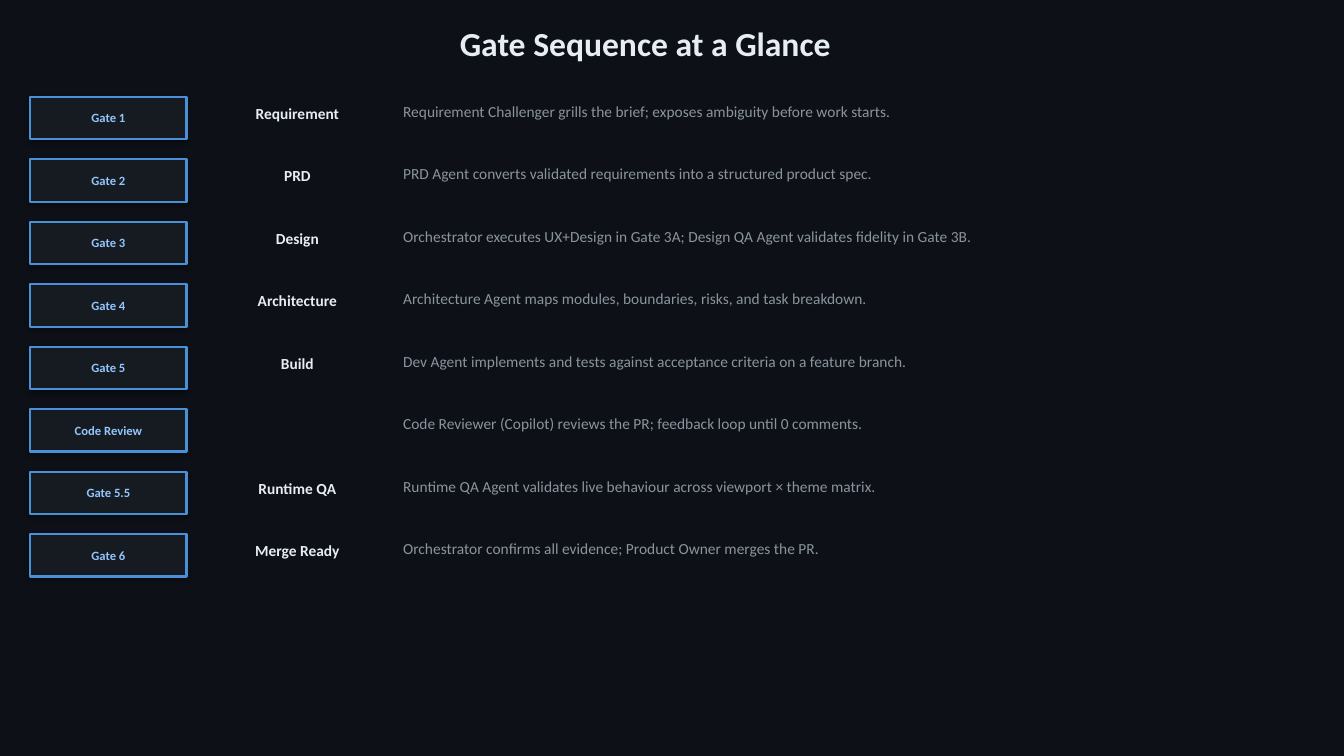
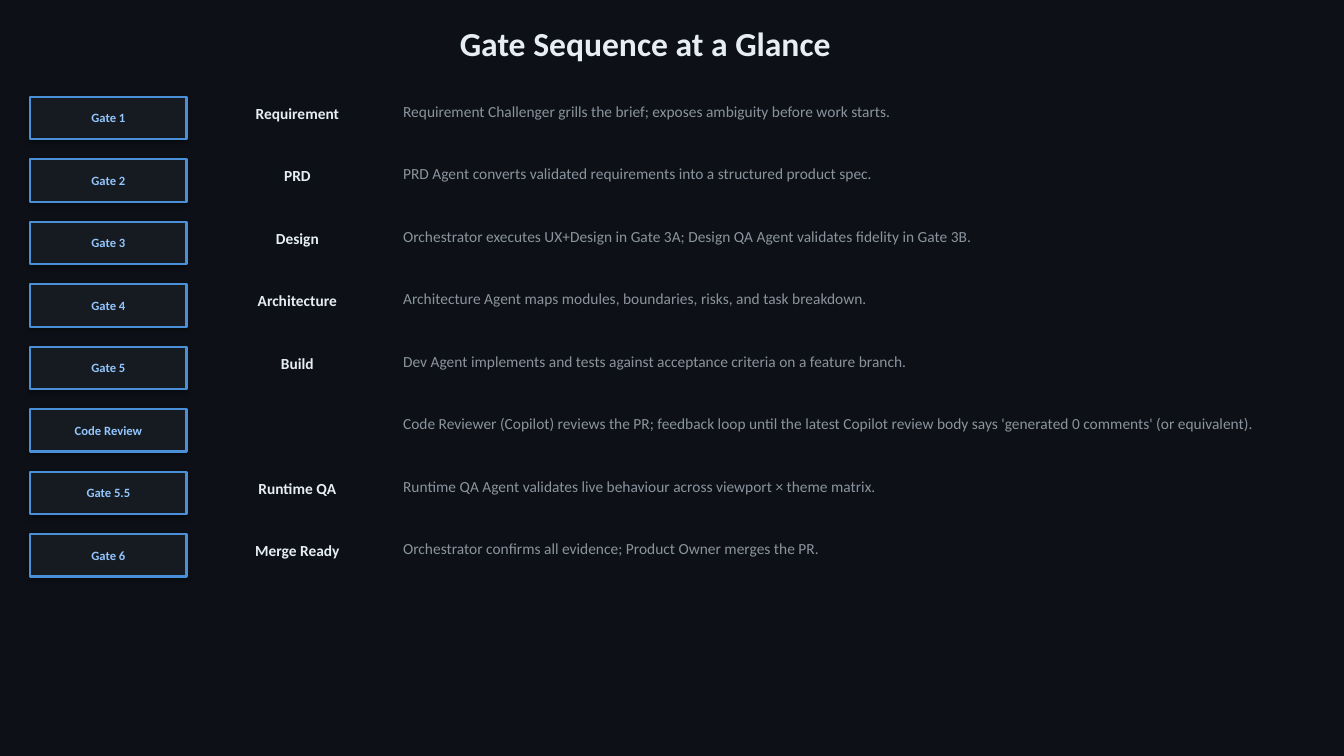
Before and after one commit to nishantnaagnihotri/tark-vitark, a slide deck: slide 3 of docs/agentic-workflow.pptx. Drawn at 1344x756 pixels with LibreOffice and Linux fonts; fonts in the diff are those of the drawing. Boxes give left, top, right and bottom in pixels: in the first picture for what was removed or moved away, otherwise in the second. Text is boxed around its words. In the diff, an @@ line names an element or a change of style, - is before the commit and + after.

Commit message:
docs: tighten review loop wording

```diff
--- a/docs/agentic-workflow.pptx
+++ b/docs/agentic-workflow.pptx
@@ text at <box>403,418,1252,432</box>: text changed @@
-Code Reviewer (Copilot) reviews the PR; feedback loop until 0 comments.
+Code Reviewer (Copilot) reviews the PR; feedback loop until the latest Copilot review body says 'generated 0 comments' (or equivalent).
```
Also in this commit, not shown: 1 other file.
